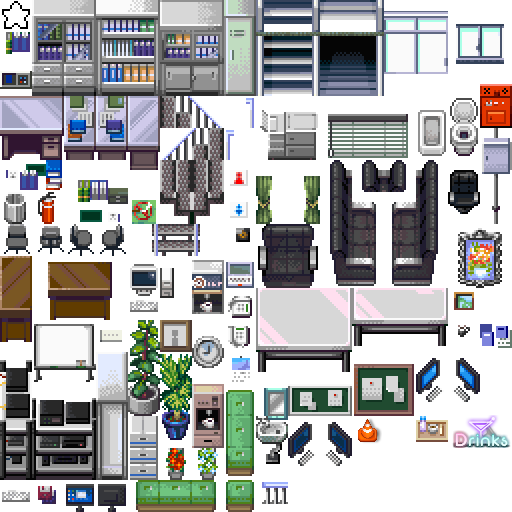
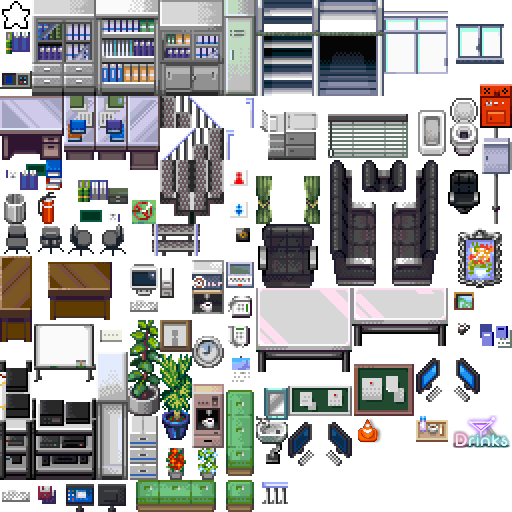
Layered file, before and after one edit (512x512). Changes by layer:
added layer "Eingefügte Ebene" above "tilesets_deviant_milkian_1.png" over [458, 323, 470, 335]
painted on "tilesets_deviant_milkian_1.png" over [458, 325, 470, 337]
